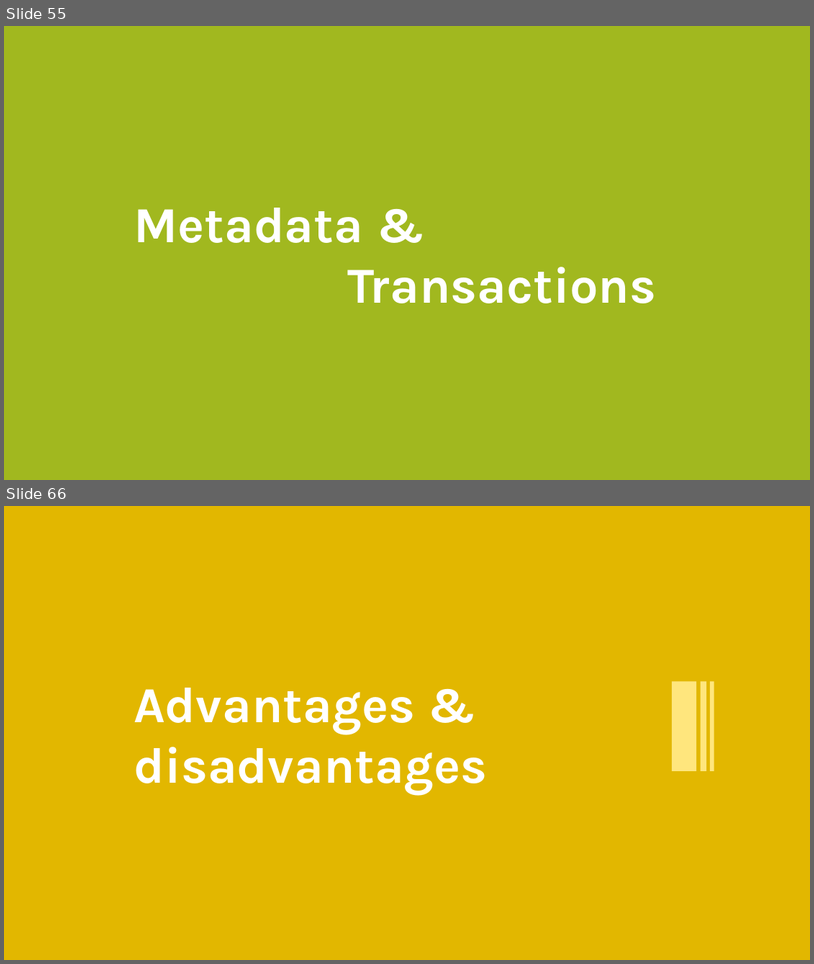
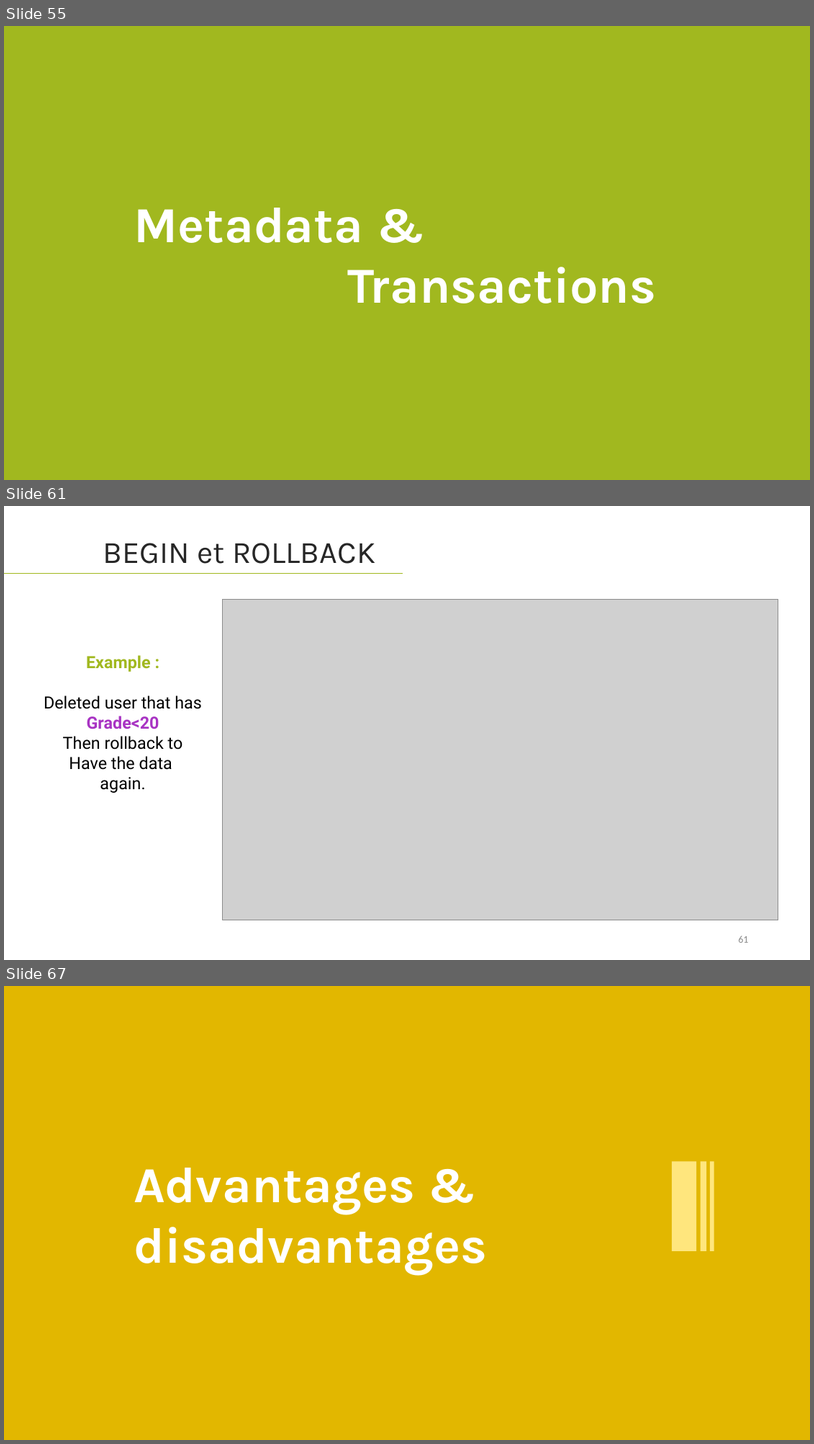
Before and after one commit to lahcenrahlaoui/Wingardium_Leviosaaaa, a slide deck: Presentation-projet-SQLite (1) - Copy.pptx. Shown one above the other, each under a label of ours: slides 55 and 66 before the commit, slides 55, 61 and 67 after it; the slides between them are not shown. The pictures are 814x964 and 814x1444 pixels, drawn with LibreOffice and Linux fonts; fonts in the diff are those of the drawing; grey boxes stand for pictures. Boxes give left, top, right and bottom in pixels: in the first picture for what was removed or moved away, otherwise in the second. Text is boxed around its words. In the diff, an @@ line names an element or a change of style, - is before the commit and + after.

```diff
--- a/Presentation-projet-SQLite (1) - Copy.pptx
+++ b/Presentation-projet-SQLite (1) - Copy.pptx
@@ slide 61 added at bbox=[4, 506, 810, 960], background #FFFFFF @@
@@ text added at bbox=[103, 543, 376, 564], 37 pt, text #262626 @@
+BEGIN et ROLLBACK
@@ line added from (4, 574) to (404, 574), #A1B81F 1 pt @@
@@ picture added at bbox=[223, 599, 779, 920] @@
@@ text added at bbox=[44, 655, 202, 793], 20 pt, text #000000 @@
+Example :
+Deleted user that has
+Grade<20
+Then rollback to
+Have the data
+again.
@@ page number added at bbox=[738, 936, 748, 942], 12 pt, text #8C8C8C @@
+61
@@ what was slide 66 is now slide 67 @@
```
Also in this commit, not shown: 7 slides changed, 5 other slides added, 5 slides removed.
